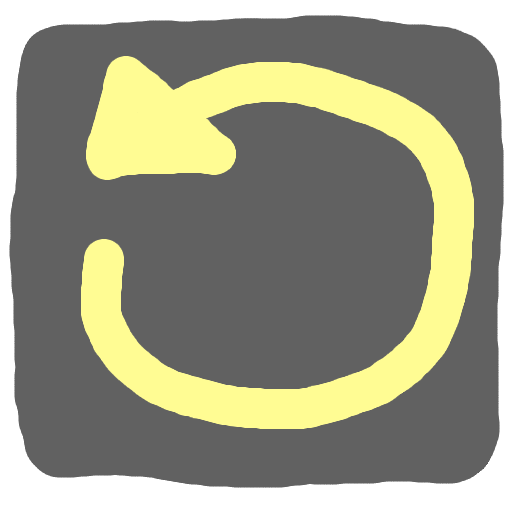
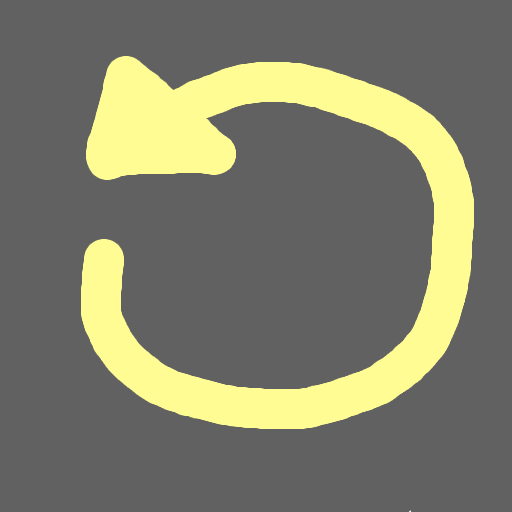
Revision of a layered 512x512 image; what changed, layer by layer:
painted on "Background" over left=0, top=0, right=512, bottom=512
